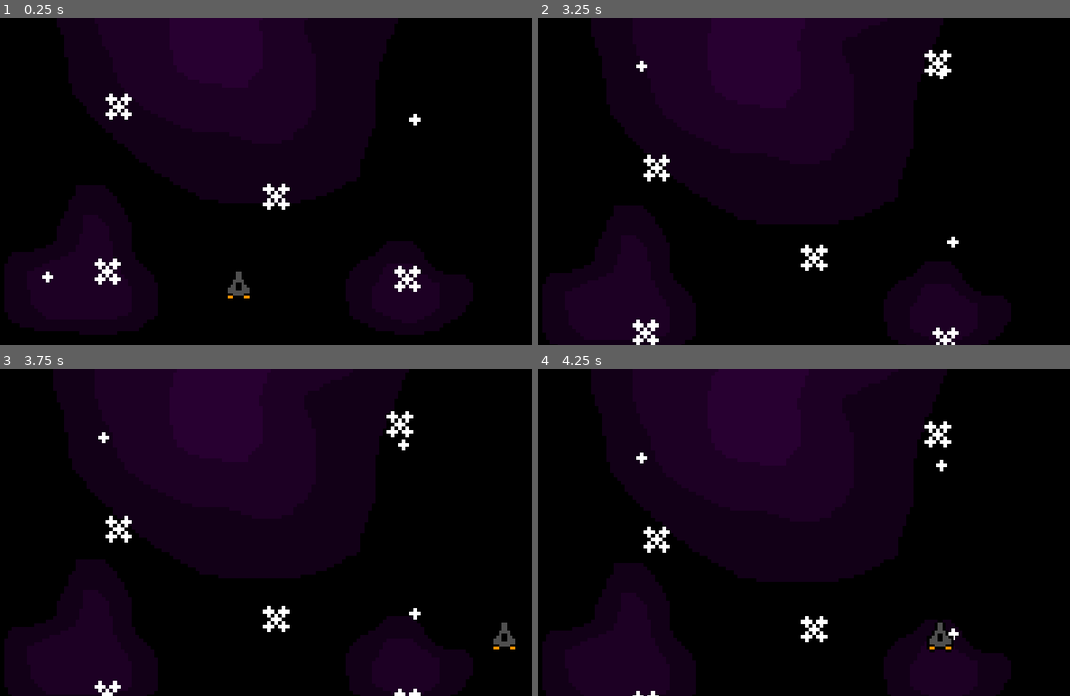
Above: before the commit, frames 1-4 (two rows, left to right).
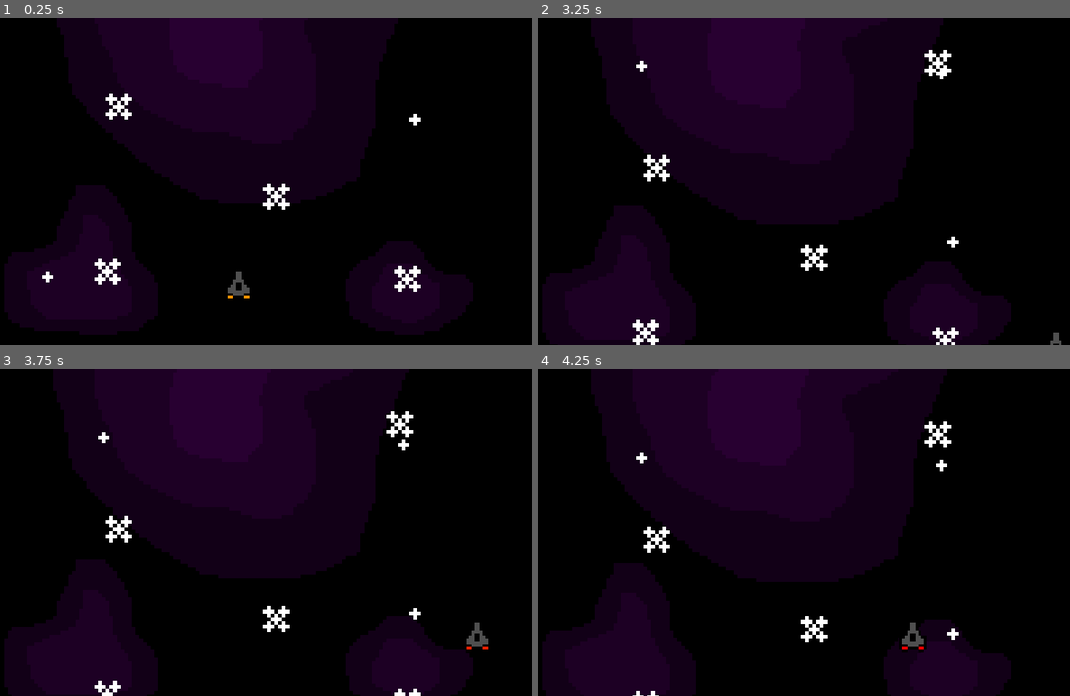
Above: after the commit, the same moments.

Repository: BH3Panzer/save-me-from-hell
Game: Godot game, scene res://levels/level_1.tscn
Same seed, same stepped clock (60 frames per second), same inputs: the game is played once before the commit and once after it.
Inputs:
- Up to frame 1 (0.25 s): no input
- Up to frame 2 (3.25 s): hold Right (right) 0.53-1.28 s; hold Down (down) 1.28-2.03 s; hold Right (right) 2.03-2.78 s; hold Up (up) from 2.78 s (still down)
- Up to frame 3 (3.75 s): release Up (up) at 3.53 s; hold Left (left) from 3.53 s (still down)
- Up to frame 4 (4.25 s): keep holding Left (left)

Frame 1 is identical in both runs. In frame 2, less than 0.1% of the frame differs, in the area x 96-99%, y 96-100%; in frame 3, 0.3%; in frame 4, 0.4%, in the area x 68-79%, y 77-87%.

Commit message:
limit move off the screen

Diff:
--- a/project.godot
+++ b/project.godot
@@ -47,6 +47,17 @@
 , Object(InputEventJoypadMotion,"resource_local_to_scene":false,"resource_name":"","device":-1,"axis":1,"axis_value":1.0,"script":null)
 ]
 }
+shoot={
+"deadzone": 0.5,
+"events": [Object(InputEventJoypadButton,"resource_local_to_scene":false,"resource_name":"","device":-1,"button_index":0,"pressure":0.0,"pressed":true,"script":null)
+]
+}
+
+[layer_names]
+
+2d_physics/layer_1="Player"
+2d_physics/layer_2="Enemies"
+2d_physics/layer_3="World"
 
 [rendering]
 
--- a/spaceships/player.gd
+++ b/spaceships/player.gd
@@ -16,3 +16,7 @@
 		position.y -= SPEED * delta
 	if Input.is_action_pressed("down"):
 		position.y += SPEED * delta
+	if global_position.x >= 853/2 - 16 :
+		position.x -= SPEED * delta
+	if global_position.x <= -853/2 + 16 :
+		position.x += SPEED * delta
--- a/spaceships/player.tscn
+++ b/spaceships/player.tscn
@@ -8,7 +8,7 @@
 
 [sub_resource type="Animation" id="Animation_bartl"]
 resource_name = "idle"
-length = 4.2
+length = 2.8
 loop_mode = 1
 tracks/0/type = "value"
 tracks/0/imported = false
@@ -17,7 +17,7 @@
 tracks/0/interp = 1
 tracks/0/loop_wrap = true
 tracks/0/keys = {
-"times": PackedFloat32Array(0, 0.6, 1.2, 1.8, 2.4, 3, 3.6),
+"times": PackedFloat32Array(0, 0.4, 0.8, 1.2, 1.6, 2, 2.4),
 "transitions": PackedFloat32Array(1, 1, 1, 1, 1, 1, 1),
 "update": 1,
 "values": [0, 1, 2, 3, 4, 5, 6]
@@ -30,6 +30,7 @@
 
 [node name="Player" type="CharacterBody2D"]
 scale = Vector2(4, 4)
+collision_mask = 6
 script = ExtResource("1_ekqch")
 
 [node name="Sprite2D" type="Sprite2D" parent="."]
